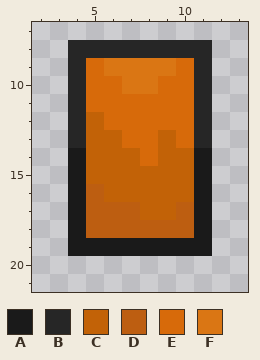
Pixel-art sprite -- src/main/resources/BetterHudConfig/assets/bodyhealth/bodyhealth_damaged_torso.png. The picture above is the old version.
The file is 32x64 pixels, drawn in blocks of 2x2; one block is one cell here. Colours within 5 levels of each other are drawn and written as one. Shown: x 2..13, y 7..21.
Palette (. is transparent): A #1a1a1a  B #262626  C #c26207  D #bd5e11  E #d76a0a  F #da7614
After:
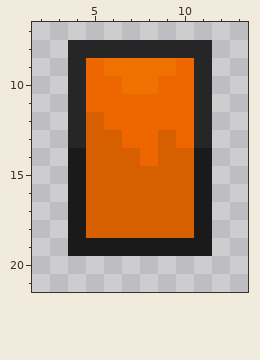
Commit: Increase damaged HUD saturation
Change:
@@ palette @@
-C #c26207
+C #d65f00
-E #d76a0a
+E #ee6600
-F #da7614
+F #ef7200
@@ x 2..13 @@
 15 ..ACCCCCCA..
-16 ..ADCCCCCA..
-17 ..ADDDCCDA..
-18 ..ADDDDDDA..
+16 ..ACCCCCCA..
+17 ..ACCCCCCA..
+18 ..ACCCCCCA..
 19 ..AAAAAAAA..
Pixel boxes of the changes (left, top, right, bottom) in both pictures:
changed: (86, 58, 194, 238)
